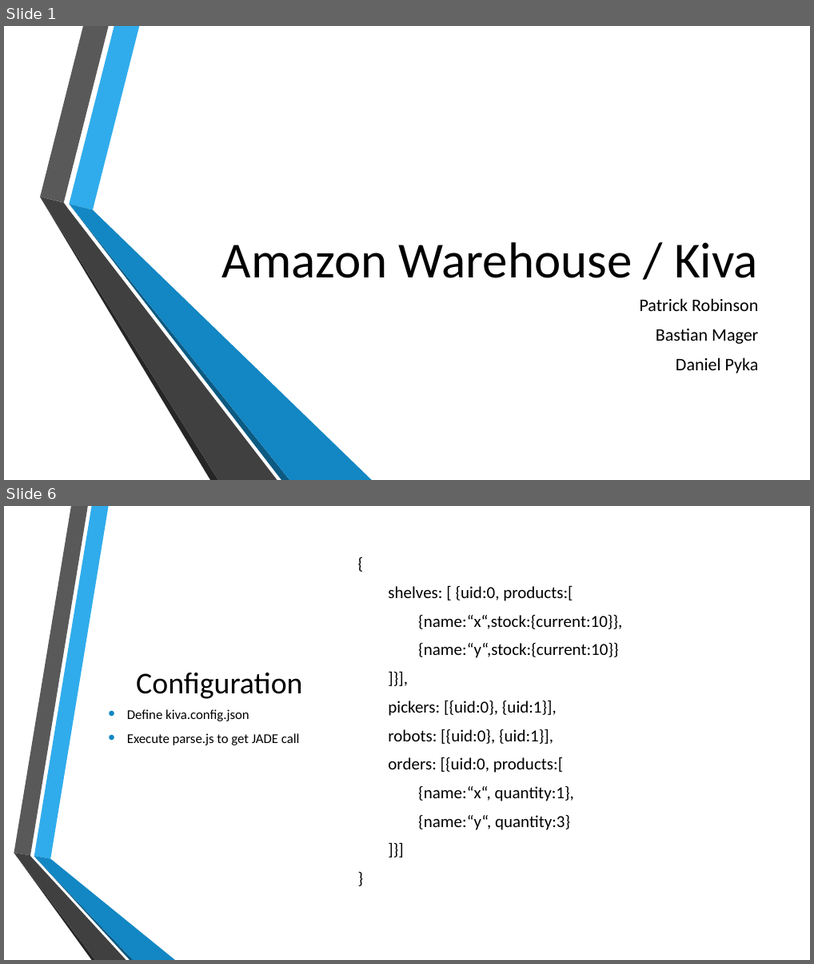
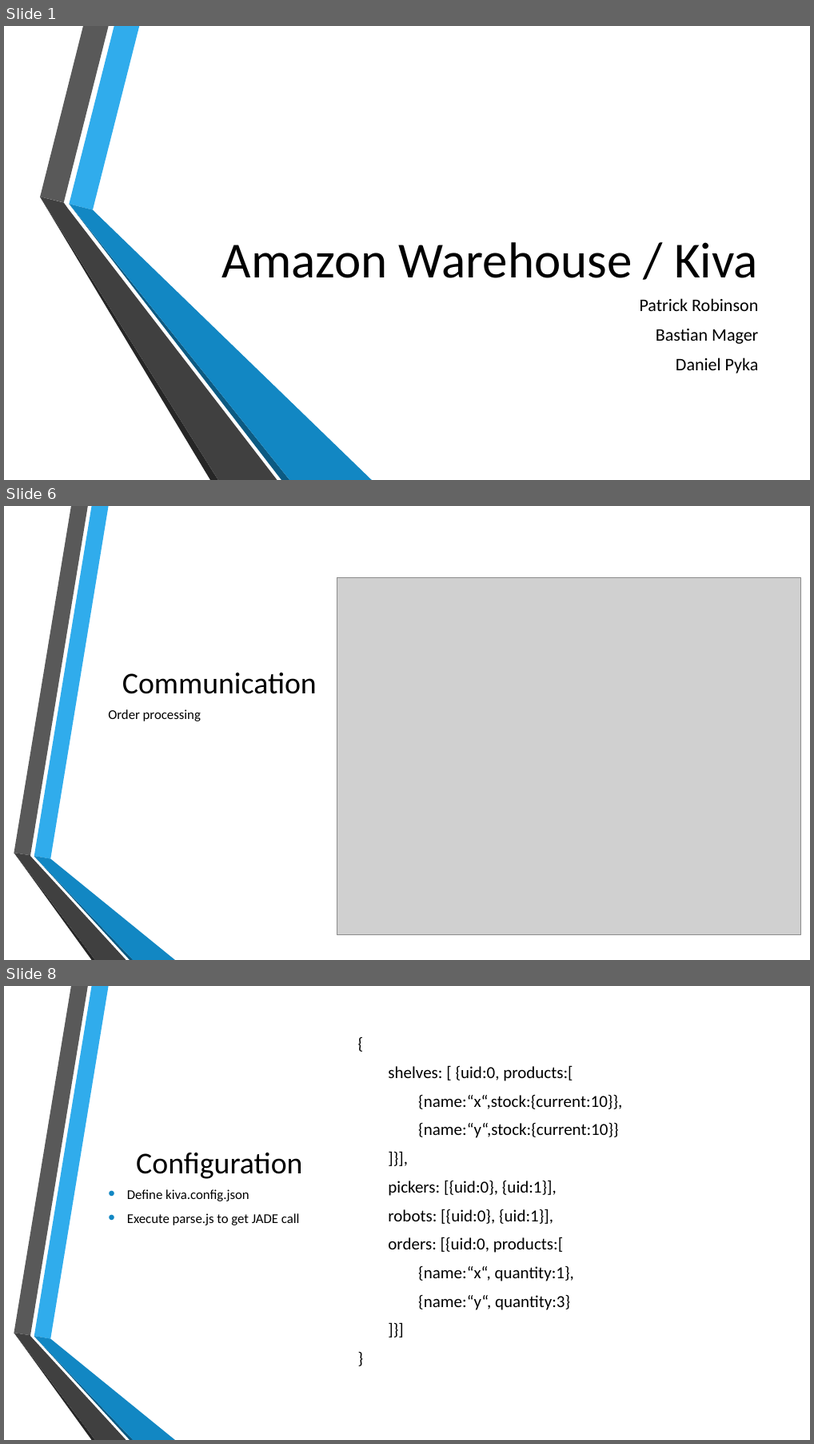
Before and after one commit to autarchprinceps/Multiagent-Warehouse, a slide deck: Documentation/Präsentation.pptx. Shown one above the other, each under a label of ours: slides 1 and 6 before the commit, slides 1, 6 and 8 after it; the slides between them are not shown. The pictures are 814x964 and 814x1444 pixels, drawn with LibreOffice and Linux fonts; fonts in the diff are those of the drawing; grey boxes stand for pictures; background and template pictures are left out. Boxes give left, top, right and bottom in pixels: in the first picture for what was removed or moved away, otherwise in the second. Text is boxed around its words. In the diff, an @@ line names an element or a change of style, - is before the commit and + after.

```diff
--- a/Documentation/Präsentation.pptx
+++ b/Documentation/Präsentation.pptx
@@ slide 6 added at [4,506,810,960], background picture (left out); not listed: 6 template elements that a slide beside it also shows @@
@@ picture added at [338,577,801,935] @@
@@ title added at [122,672,317,694], 36 pt, text #000000 @@
+Communication
@@ text added at [108,709,201,721], 16 pt, text #000000 @@
+Order processing
@@ what was slide 6 is now slide 8 @@
```
Also in this commit, not shown: 4 slides changed, 1 other slide added, 3 other files.
